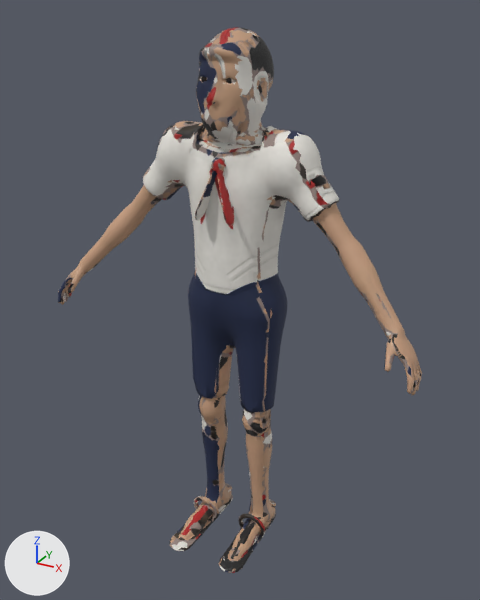
Renders of the glTF model assets/models/npc/bin.glb from each side of a commit.
Rendered twice from a 50 mm camera at (0.729, -1.304, 1.328) aimed at (0.021, -0.016, 0.684). Arrows for +X, +Y and +Z are at lower left; the lights stay in place. The older version comes first. Vertices at exactly the same position are counted once.

Script lines for the objects in view, before the commit:
```python
me_bin_body = bpy.data.meshes.new('bin_body')
me_bin_body.from_pydata(...)  # 7494 vertices, 15000 faces; spans x -0.48..0.481, y -0.198..0.102, z -0.006..1.291
me_bin_body.materials.append(mat_bin_mat)
ob_body = bpy.data.objects.new('Body', me_bin_body)
ob_body.location = (0.0, 0.0, 0.0)
```
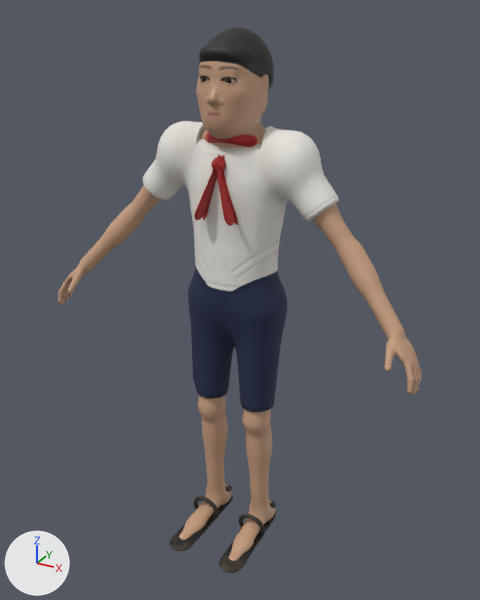
What differs and where, as boxes (x1, y1, x2, y2) in the pictures (480 x 600 px; the box of a moved part takes in the faces that stretch with it):
part 1 of me_bin_body, moved or reshaped: (196, 49, 274, 147) in both
part 2 of me_bin_body, surface changed: (58, 27, 421, 573) in both

The edits, one by one:
me_bin_body has 7494 vertices, 15000 faces and spans x -0.48..0.481, y -0.198..0.102, z -0.006..1.291.
me_bin_body is used by ob_body; location (0.0, 0.0, 0.0).
me_bin_body part 1: 114 vertices moved from x -0.075..0.071, y -0.088..0.072, z 1.072..1.247 to x -0.076..0.071, y -0.092..0.072, z 1.071..1.247; 388 vertices removed from x -0.077..0.077, y -0.1..0.077, z 1.057..1.24; 394 vertices added at x -0.078..0.078, y -0.103..0.076, z 1.058..1.241.
me_bin_body part 2: 9317 kept faces spanning x -0.48..0.481, y -0.198..0.102, z -0.006..1.291 get new texture (UV) coordinates.
